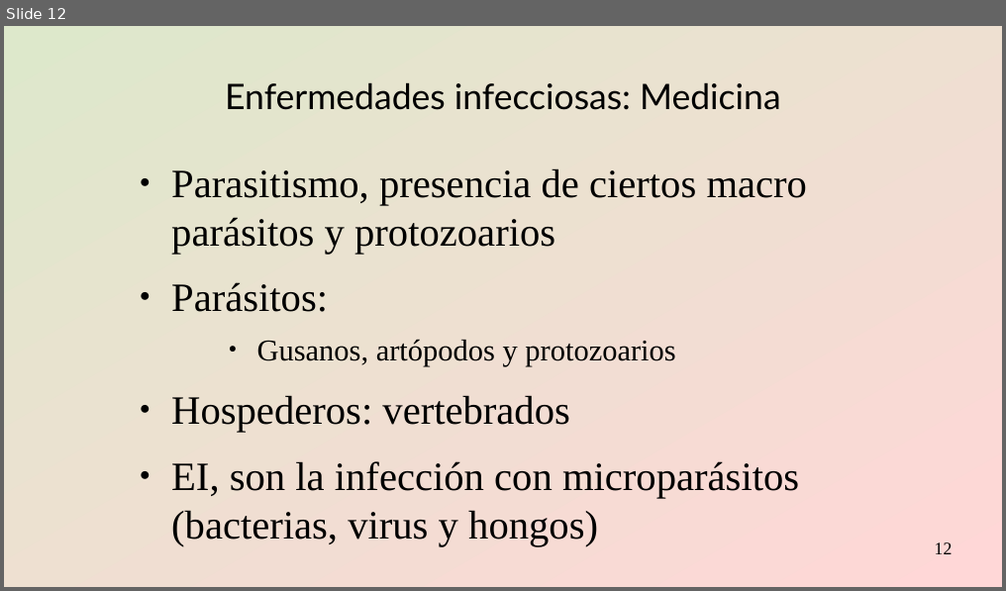
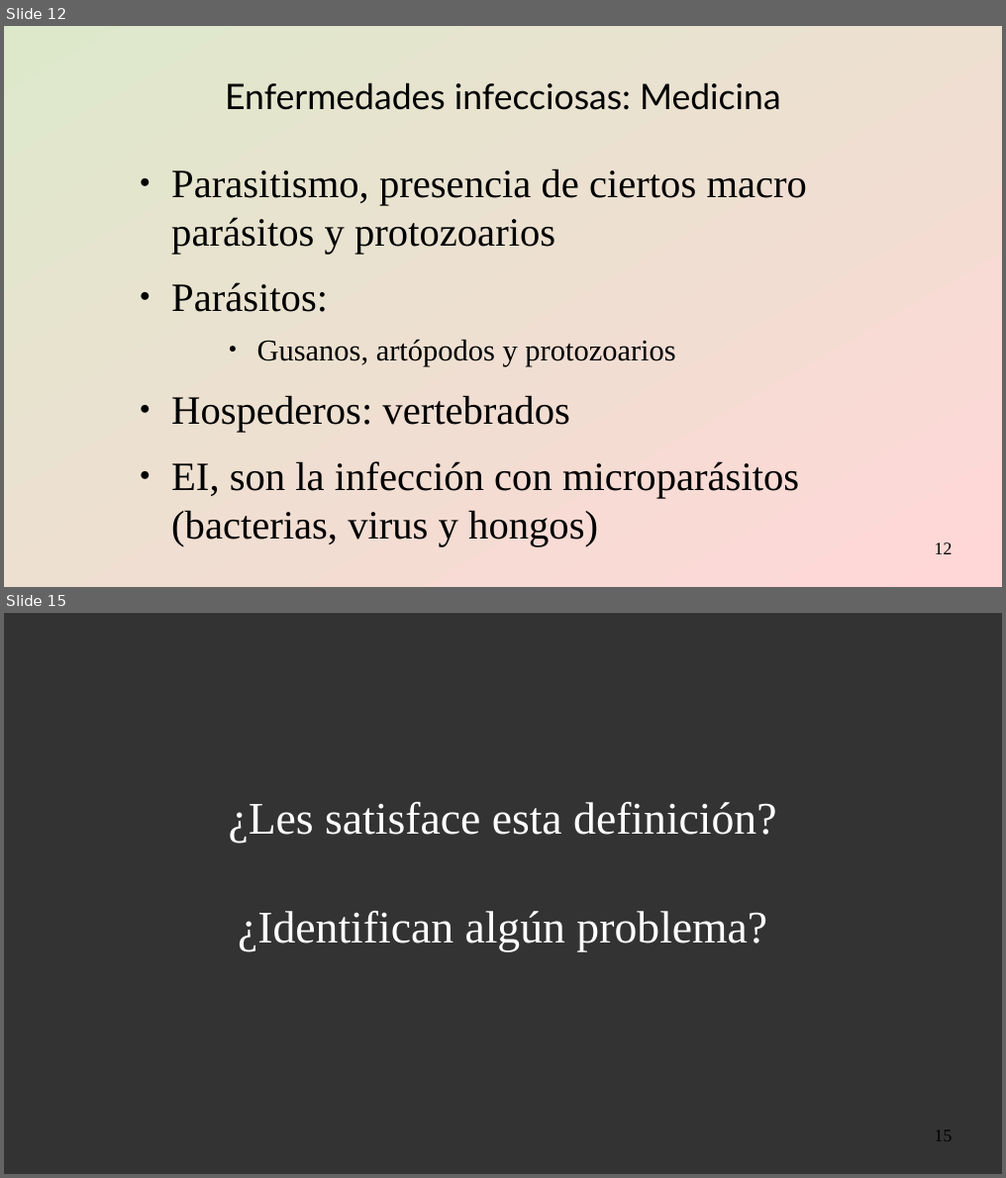
Before and after one commit to gerardommc/Medicina-Cons, a slide deck: Infecciosas.odp. Shown one above the other, each under a label of ours: slide 12 before the commit, slides 12 and 15 after it; the slides between them are not shown. The pictures are 1006x591 and 1006x1178 pixels, drawn with LibreOffice and Linux fonts; fonts in the diff are those of the drawing. Boxes give left, top, right and bottom in pixels: in the first picture for what was removed or moved away, otherwise in the second. Text is boxed around its words. In the diff, an @@ line names an element or a change of style, - is before the commit and + after.

```diff
--- a/Infecciosas.odp
+++ b/Infecciosas.odp
@@ slide 15 added at box(4, 613, 1002, 1174), background #333333 @@
@@ subtitle added at box(229, 802, 776, 952), 36 pt, text #FFFFFF @@
+¿Les satisface esta definición?
+¿Identifican algún problema?
@@ page number added at box(935, 1131, 952, 1142), 14 pt, text #000000 @@
+15
```
Also in this commit, not shown: 1 slide changed, 4 other slides added, 9 other files.
